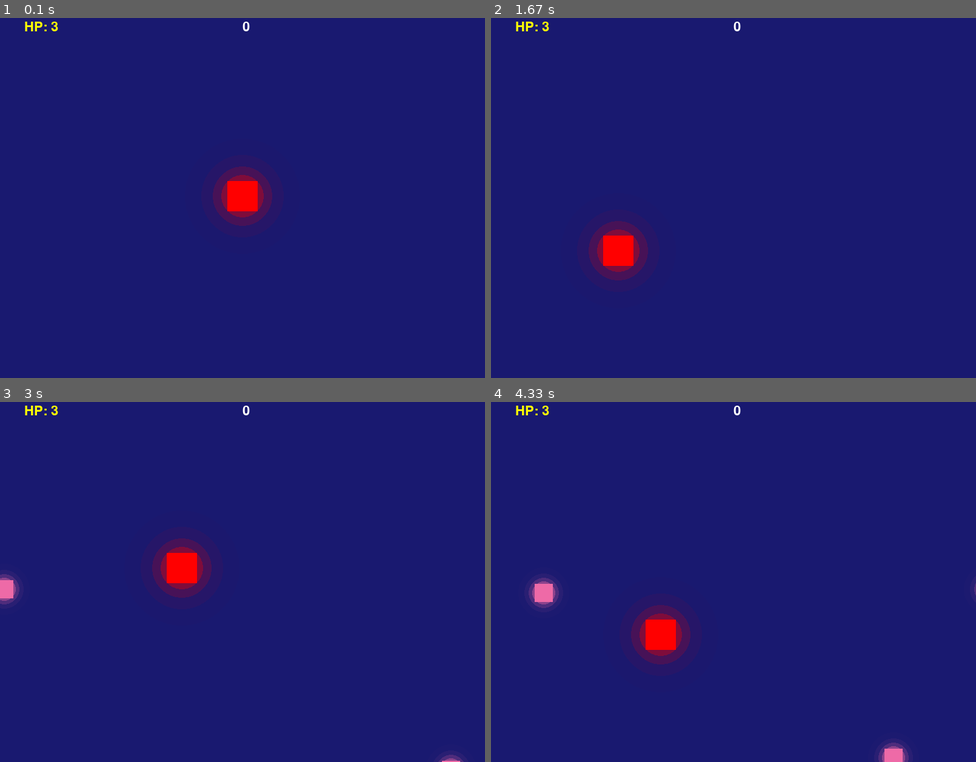
Above: before the commit, frames 1-4 (two rows, left to right).
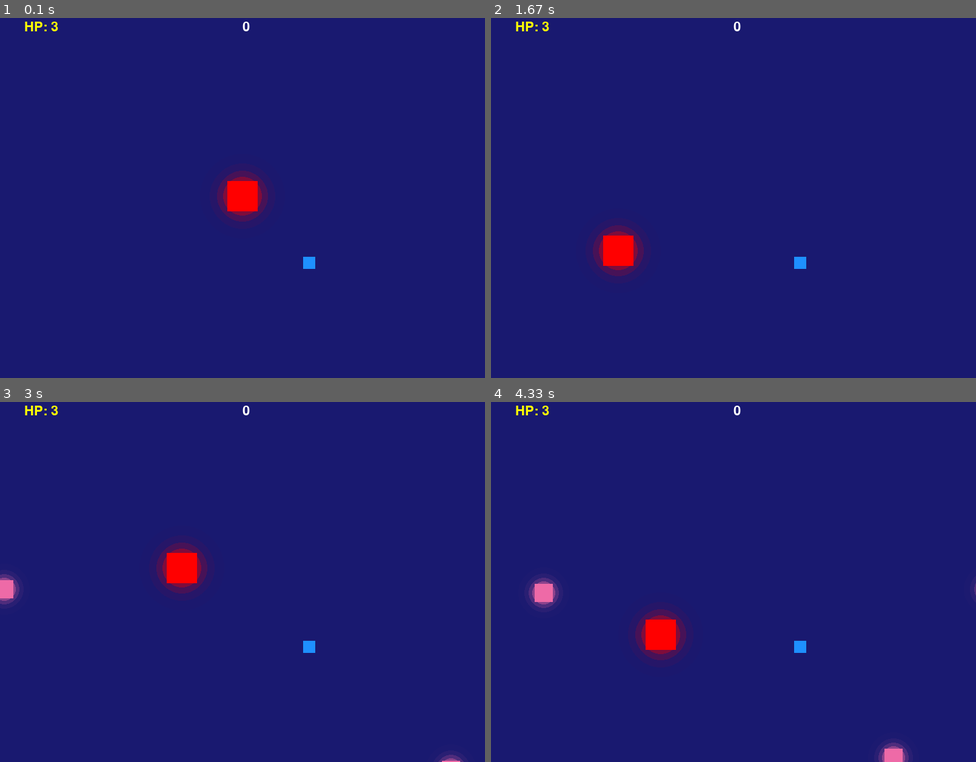
Above: after the commit, the same moments.

Repository: ricardobr3no/space-shooter-pygame
Game: pygame game, started from setup.py
Same seed, same stepped clock (60 frames per second), same inputs: the game is played once before the commit and once after it.
Inputs (mouse positions are in pixels of both pictures, inside the frame that each line leads up to):
- Up to frame 1 (0.1 s): no input
- Up to frame 2 (1.67 s): click (733, 194) at 0.38 s; hold Left 0.67-1.2 s; move the mouse to (723, 237) at 0.7 s; hold Down 1.23-1.53 s; hold Left from 1.57 s (still down)
- Up to frame 3 (3 s): release Left at 1.97 s; hold Up 2-2.37 s; hold Right from 2.4 s (still down)
- Up to frame 4 (4.33 s): release Right at 3.03 s; hold Down 3.07-3.43 s; hold Left 3.47-3.93 s; hold Right from 3.97 s (still down)

The runs differ from the first frame. In frame 1, 0.6% of the frame differs, in the area x 43-65%, y 41-70%; in frame 2, 0.6%; in frame 3, 0.6%; in frame 4, 0.6%.

Commit message:
finalizaei tela de game over

Diff:
--- a/setup.py
+++ b/setup.py
@@ -2,6 +2,7 @@
 
 from src.game import Game
 
+from src.screens.game_over import teste
 from src.screens.menu import Menu
 from src.screens.main import Main
 
@@ -16,4 +17,5 @@
     game = Game()
     # game.run(main)
     main.mainloop()
+    # teste()
     ...
--- /dev/null
+++ b/src/screens/game_over.py
@@ -0,0 +1,56 @@
+import pygame
+
+from src.ui.buttons import Button
+from src.config.settings import TELA
+
+font = pygame.font.SysFont(
+    name="comic sans",
+    size=24,
+)
+
+replay_button = Button(
+    200, 250, 100, 20, "orange", "replay", lambda: print("replaying")
+)
+button_group = pygame.sprite.GroupSingle()
+button_group.add(replay_button)
+
+
+def show_game_over_screen():
+    surface = pygame.Surface((400, 300))
+    center = (surface.get_width() // 2, surface.get_height() // 2)
+    game_over_label = font.render("GAME OVER", True, "white")
+
+    # draw
+    surface.fill("darkgray")
+    surface.set_alpha(90)
+    button_group.update()
+    button_clicked = button_group.sprite.is_clicked(pygame.mouse.get_pos())
+    # adicionando ao canva
+    surface.blit(game_over_label, (center[0], center[1]))
+    button_group.draw(surface)
+
+    return surface, button_clicked
+
+
+def teste():
+    tela_teste = TELA
+    running = True
+    while running:
+        tela_game_over, replaying = show_game_over_screen()
+
+        for event in pygame.event.get():
+            if event.type == pygame.QUIT:
+                running = False
+            if event.type == pygame.MOUSEBUTTONDOWN:
+                tela_game_over, replaying = show_game_over_screen()
+                if replaying:
+                    button_group.sprite.function()
+
+        tela_teste.blit(tela_game_over, (0, 0))
+        pygame.display.flip()
+
+    pygame.quit()
+
+
+if __name__ == "__main__":
+    teste()
--- a/src/screens/main.py
+++ b/src/screens/main.py
@@ -1,20 +1,29 @@
 import random
 import pygame
+import time
 
 # entities
 from src.sprites.player import Player
 from src.sprites.enemys import Enemy_1, Enemy_2
+from src.sprites.power_up import PowerUp
 from src.sprites.walls import Wall
 
 # ui
-# from ui.buttons import Button
+from src.ui.buttons import Button
 from src.config.settings import SCREEN_SIZE, GAME_TITLE, FPS, TELA
 from src.config.world import BACKGROUND_COLOR
 
+from .game_over import show_game_over_screen
+
 # math
 from random import choice, randint
 
 from src.vfx.particle import Particle
+
+font = pygame.font.SysFont(
+    name="comic sans",
+    size=24,
+)
 
 
 class Main:
@@ -22,6 +31,7 @@
     def __init__(self, game_menu: object | None = None) -> None:
         self.load()
         self.menu = game_menu
+        self.best_score = 0
 
     def load(self):
         # config
@@ -33,10 +43,12 @@
         # self.menu = Menu()
 
         # groups
-        self.player_group = pygame.sprite.Group()
+        self.player_group = pygame.sprite.GroupSingle()
         self.bullets_group = pygame.sprite.Group()
         self.enemy_group = pygame.sprite.Group()
         self.walls_group = pygame.sprite.Group()
+        self.powerups_group = pygame.sprite.Group()
+        self.button_group = pygame.sprite.GroupSingle()
 
         # entities
         self.player = Player()
@@ -54,10 +66,60 @@
         # score and ho status
         self.score = 0
         self.score_label = self.font.render(f"{self.score}", True, "white")
+        self.game_over_label = self.font.render("GAME OVER", True, "white")
         self.hp_label = self.font.render(f"HP: {self.player.hp}", True, "yellow")
         self.player_last_position = self.player.rect.x, self.player.rect.y
+        # powerups
+        self.power_ups_count = 0
+        self.power_ups_timer = 0
 
         self.particles = []
+        self.tela_game_over = self.show_game_over_screen()
+        self.replaying = False
+        self.is_game_over = False
+
+    def show_game_over_screen(self):
+
+        surface = pygame.Surface((400, 300))
+        center = (surface.get_width() // 2, surface.get_height() // 2)
+
+        # draw
+        surface.fill("darkgray")
+        surface.set_alpha(90)
+        width_button = 100
+        self.replay_button = Button(
+            x=SCREEN_SIZE[0] // 2 - width_button // 2,
+            y=SCREEN_SIZE[1] // 2 + 100,
+            width=width_button,
+            height=40,
+            color="orange",
+            text="replay",
+            function=lambda: self.load(),
+        )
+        self.button_group.add(self.replay_button)
+        self.button_group.update()
+        # adicionando ao canva
+        surface.blit(
+            self.game_over_label,
+            (center[0] - self.game_over_label.get_width() // 2, center[1]),
+        )
+        self.button_group.draw(surface)
+
+        return surface
+
+    def spawn_power_up(self, x, y):
+        powerup = PowerUp(x, y)
+        self.powerups_group.add(powerup)
+
+    def spawan_bullets_extra(self, shooted_bullet, amount):
+        self.power_ups_timer += amount
+        extra_bullets = []
+
+        for _ in range(self.power_ups_count):
+            extra_bullets.append(shooted_bullet)
+
+        if self.power_ups_timer >= 0.4:
+            self.bullets_group.add(extra_bullets[0])
 
     def spawn_enemys(self, spawn_rate: float, dt: float):
         self.spawn_timer += dt
@@ -87,18 +149,33 @@
 
     def mainloop(self):
 
+        # codigo temporario
+        self.spawn_power_up(500, 400)
+        showing_game_over = False
+
         while self.running:
             dt = self.clock.tick(FPS) / 1_000
             spawn_rate = 1.3
             self.spawn_enemys(spawn_rate, dt)
 
+            # loop de evento
             for event in pygame.event.get():
                 if event.type == pygame.QUIT:
                     self.running = False
                     exit()
+
                 if event.type == pygame.MOUSEBUTTONDOWN and event.button == 1:
                     shooted_bullet = self.player.shoot_bullet()
                     self.bullets_group.add(shooted_bullet)
+
+                    if showing_game_over:
+                        print("mostrei")
+                        self.replaying = self.replay_button.is_clicked(
+                            pygame.mouse.get_pos()
+                        )
+                        if self.replaying:
+                            self.button_group.sprite.function()
+                            showing_game_over = False
 
             wall_colission = pygame.sprite.groupcollide(
                 # verifica se atigiu uma parede
@@ -113,11 +190,14 @@
                 dokilla=True,
                 dokillb=False,
             )
-            game_over = pygame.sprite.groupcollide(
+            atingido = pygame.sprite.groupcollide(
                 self.player_group,
                 self.enemy_group,
                 dokilla=False,
                 dokillb=False,
+            )
+            coletou_power_up = pygame.sprite.groupcollide(
+                self.player_group, self.powerups_group, dokilla=False, dokillb=True
             )
 
             if acertou:
@@ -137,7 +217,7 @@
                                 # config particle
                                 new_particle.load(
                                     size=enemy.size // 2,
-                                    color="orange",
+                                    color="purple",
                                     speed=random.uniform(0.8, 1.1),
                                     lifetime=particle_lifetime,
                                 )
@@ -162,7 +242,7 @@
                                 f"{self.score}", True, "white"
                             )
 
-            if game_over:
+            if atingido:
                 self.player.hp -= 1
                 self.hp_label = self.font.render(
                     f"HP: {self.player.hp}", False, "yellow"
@@ -170,14 +250,17 @@
                 self.bullets_group.empty()
                 self.enemy_group.empty()
                 self.player.restart_position()
+                #
                 if self.player.hp <= 0:
-                    # player.restart()
-                    # score = 0
-                    # score_label = font.render(f"{score}", True, "white")
-                    # spawn_timer = 0
-                    # self.menu.mainloop()
-                    # if self.menu is object:
-                    self.menu.mainloop()
+                    if self.score > self.best_score:  # atualiza best_score
+                        self.best_score = self.best_score
+
+                    self.score = 0
+                    self.score_label = self.font.render(f"{self.score}", True, "white")
+                    self.spawn_timer = 0
+
+                    showing_game_over = True
+
                     ...
 
             if wall_colission:
@@ -185,24 +268,45 @@
             else:
                 self.player_last_position = self.player.rect.x, self.player.rect.y
 
+            if coletou_power_up:
+                print("coletou mesmo")
+                self.power_ups_count += 1
+
             # redraw
-            TELA.fill(BACKGROUND_COLOR)
-            # update
-            self.player_group.update(dt)
-            self.bullets_group.update(dt)
-            self.enemy_group.update(dt)
-
-            # draw
-            self.player_group.draw(TELA)
-            self.bullets_group.draw(TELA)
-            self.enemy_group.draw(TELA)
-
-            for particle in self.particles:
-                particle.draw(TELA)
-                ...
-
-            TELA.blit(self.score_label, (SCREEN_SIZE[0] // 2, 10))
-            TELA.blit(self.hp_label, (40, 10))
+            if not showing_game_over:
+                TELA.fill(BACKGROUND_COLOR)
+                # update
+                self.player_group.update(dt)
+                self.bullets_group.update(dt)
+                self.enemy_group.update(dt)
+
+                # draw
+                self.powerups_group.draw(TELA)
+                self.player_group.draw(TELA)
+                self.bullets_group.draw(TELA)
+                self.enemy_group.draw(TELA)
+
+                for particle in self.particles:
+                    particle.draw(TELA)
+                    ...
+
+                TELA.blit(self.score_label, (SCREEN_SIZE[0] // 2, 10))
+                TELA.blit(self.hp_label, (40, 10))
+
+            else:
+                self.button_group.update()
+                self.tela_game_over = self.show_game_over_screen()
+                self.replaying = self.replay_button.is_clicked(pygame.mouse.get_pos())
+                print(self.replaying)
+
+                TELA.blit(
+                    self.tela_game_over,
+                    (
+                        SCREEN_SIZE[0] // 2 - self.tela_game_over.get_width() // 2,
+                        SCREEN_SIZE[1] // 2 - self.tela_game_over.get_height() // 2,
+                    ),
+                )
+                self.button_group.draw(TELA)
 
             pygame.display.flip()
 
--- a/src/sprites/bullets.py
+++ b/src/sprites/bullets.py
@@ -1,7 +1,7 @@
 import pygame
 import math
 
-from src.config.settings import TELA
+from src.config.settings import SCREEN_SIZE, TELA
 from src.config.world import radial_glow
 
 
@@ -28,6 +28,14 @@
     def update(self, dt) -> None:
         self.rect.x += self.dx * self.speed * dt
         self.rect.y += self.dy * self.speed * dt
+
+        # remover se tiver fora do canva
+        if (self.rect.x < -10 or self.rect.x > SCREEN_SIZE[0] + 10) or (
+            self.rect.y < -10 or self.rect.y > SCREEN_SIZE[1] > 10
+        ):
+            self.kill()
+            print("removido")
+
         self.glow(self.apply_glow)
 
     def glow(self, apply: bool):
--- a/src/sprites/player.py
+++ b/src/sprites/player.py
@@ -19,7 +19,6 @@
         self.rect = self.image.get_rect()
         self.rect.x = width // 2 - self.size // 2
         self.rect.y = height // 2 - self.size // 2
-        self.position = pygame.Vector2(self.rect.x, self.rect.y)
         self.speed = 300
         self.hp = 3
         self.damage = 1
@@ -69,5 +68,5 @@
                 sprite=self,
                 glow_color="red",
                 intensity=80,
-                glow_scale=1.4,
+                glow_scale=1.3,
             )
--- /dev/null
+++ b/src/sprites/power_up.py
@@ -0,0 +1,35 @@
+import pygame
+
+# config
+from src.config.settings import TELA
+from src.config.world import radial_glow
+
+
+class PowerUp(pygame.sprite.Sprite):
+    def __init__(self, x, y) -> None:
+        super().__init__()
+        self.size = 20
+        self.image = pygame.Surface((self.size, self.size))
+        self.color = "dodgerblue"
+        self.image.fill(self.color)
+        self.rect = self.image.get_rect()
+        self.rect.x = x
+        self.rect.y = y
+        self.apply_glow = True
+
+    def update(self) -> None:
+        self.glow(self.apply_glow)
+
+    def death(self) -> None:
+        print("coletado")
+        self.kill()
+
+    def glow(self, apply: bool):
+        if apply:
+            radial_glow(
+                win=TELA,
+                sprite=self,
+                glow_color="red",
+                intensity=80,
+                glow_scale=1.3,
+            )
